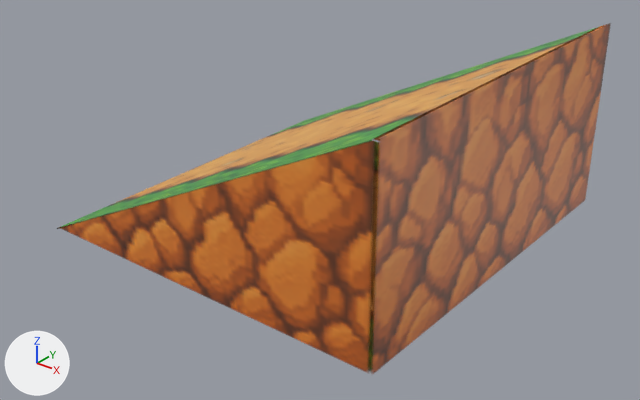
The FBX model 仮置きData/マップ関係/Izi/Slope.fbx as it was, and as the next commit left it.
Camera for both pictures: a 50 mm camera at (2.6, -3.33, 1.13) aimed at (0.06, -0.16, -0.84). Arrows for +X, +Y and +Z are at lower left; the lights stay in place. The picture after the commit comes second.
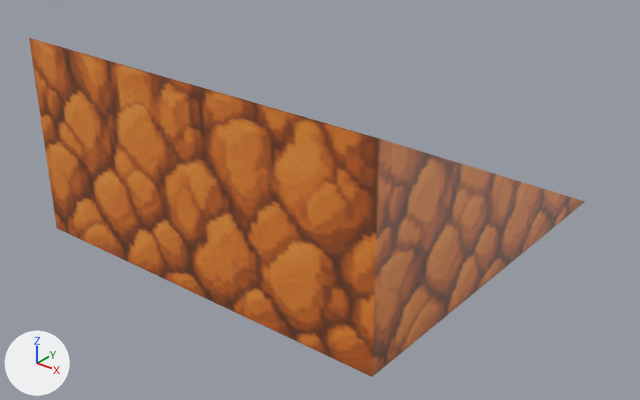
Changed parts and their boxes [x1, y1, x2, y2] in the pictures (640 x 400 px):
'Cube', surface changed, reshaped: before [57, 23, 611, 374]; after [29, 38, 585, 377]

The change, as a diff of the scene's bpy script:
```diff
--- a/仮置きData/マップ関係/Izi/Slope.fbx.py
+++ b/仮置きData/マップ関係/Izi/Slope.fbx.py
@@ img_iload_png @@
+img_iload_png = load_image('Iload.png', '_unpacked/Iload.png', 400, 400, 'sRGB')
@@ mat_material @@
 mat_material = principled_material('Material')
-mat_material.texture = img_i字_png  # with its transparency
+mat_material.texture = img_iload_png  # with its transparency
@@ me_cube @@
 me_cube.from_pydata(...)  # 8 vertices, 6 faces; spans x -1.0..1.0, y -1.0..1.0, z -1.0..0.0
 # used by ob_cube; location = (0.0, 0.0, 0.0)
-me_cube.vertices[0].co = (1.0, 1.0, -0.01)  # pixel (610, 22)
-me_cube.vertices[6].co = (-1.0, -1.0, -1.0)  # pixel (56, 229)
+# me_cube part 1
+me_cube.vertices[0].co = (1.0, 1.0, -1.0)  # pixel (585, 201)
+me_cube.vertices[6].co = (-1.0, -1.0, 0.0)  # pixel (29, 37)
 me_cube.materials.append(mat_material)
```
